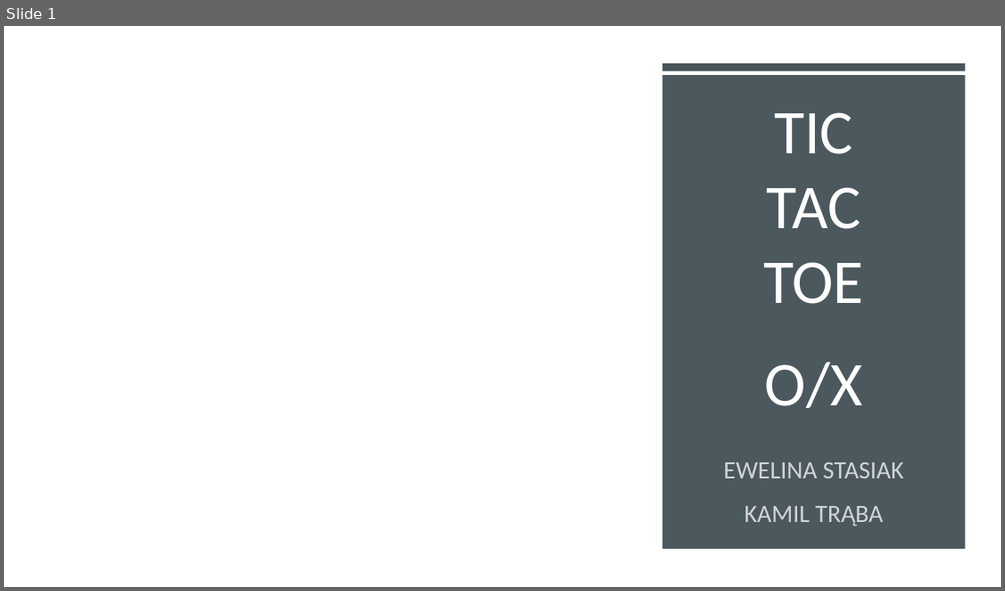
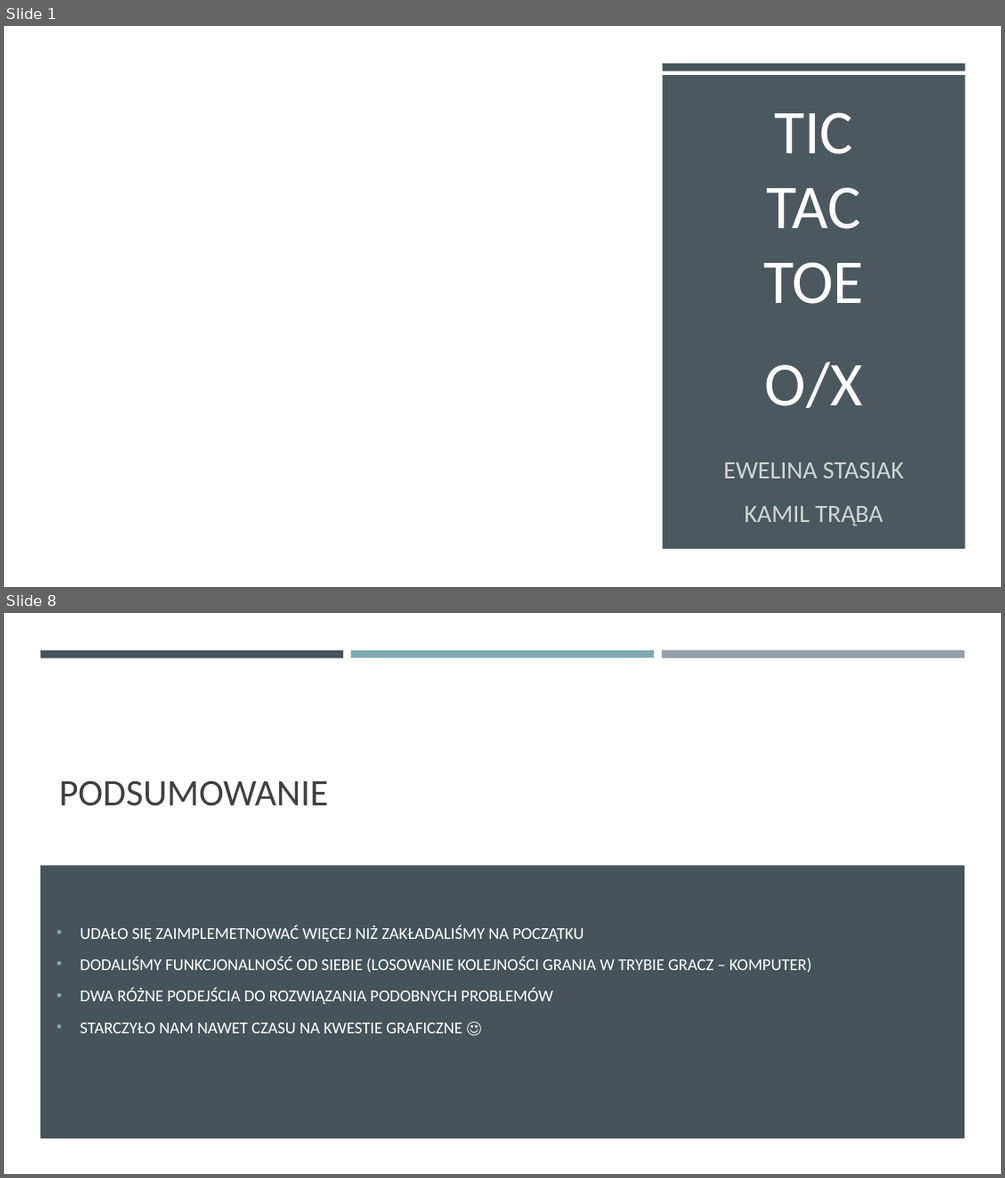
Before and after one commit to prooffek/Codecool-TicTacToe, a slide deck: TicTacToe.pptx. Shown one above the other, each under a label of ours: slide 1 before the commit, slides 1 and 8 after it; the slides between them are not shown. The pictures are 1005x591 and 1005x1178 pixels, drawn with LibreOffice and Linux fonts; fonts in the diff are those of the drawing; background and template pictures are left out. Boxes give left, top, right and bottom in pixels: in the first picture for what was removed or moved away, otherwise in the second. Text is boxed around its words. In the diff, an @@ line names an element or a change of style, - is before the commit and + after.

Commit message:
Informacja o graczu

```diff
--- a/TicTacToe.pptx
+++ b/TicTacToe.pptx
@@ slide 8 added at (4,613,1001,1174), background #FFFFFF @@
@@ rectangle added at (40,650,343,657), fill #465359 @@
@@ rectangle added at (351,650,654,657), fill #7DA9B1 @@
@@ rectangle added at (662,650,964,658), fill #969FA7 @@
@@ title added at (59,780,329,806), 36 pt, text #404040 @@
+PODSUMOWANIE
@@ rectangle added at (40,865,965,1138), fill #465359 @@
@@ subtitle added at (80,925,811,1033), 16 pt, text #FFFFFF @@
+• UDAŁO SIĘ ZAIMPLEMETNOWAĆ WIĘCEJ NIŻ ZAKŁADALIŚMY NA POCZĄTKU
+• DODALIŚMY FUNKCJONALNOŚĆ OD SIEBIE (LOSOWANIE KOLEJNOŚCI GRANIA W TRYBIE GRACZ – KOMPUTER)
+• DWA RÓŻNE PODEJŚCIA DO ROZWIĄZANIA PODOBNYCH PROBLEMÓW
+• STARCZYŁO NAM NAWET CZASU NA KWESTIE GRAFICZNE ☺
```
Also in this commit, not shown: 7 other slides added, 1 slide removed, 1 other file.
